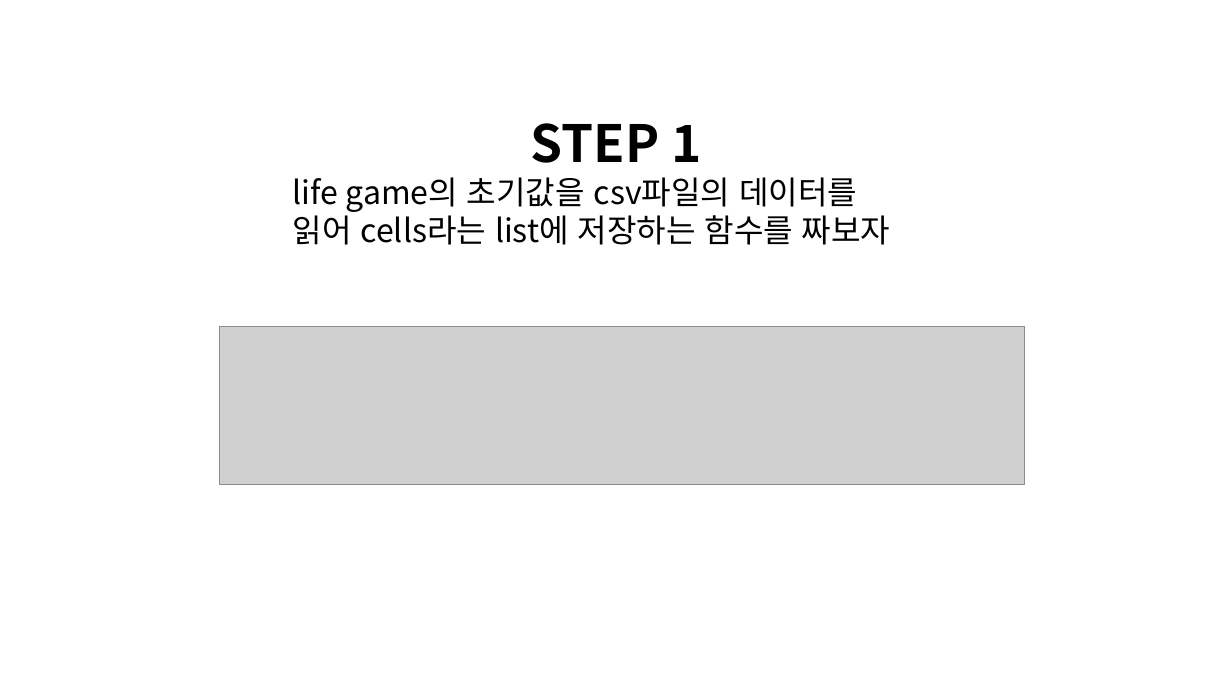
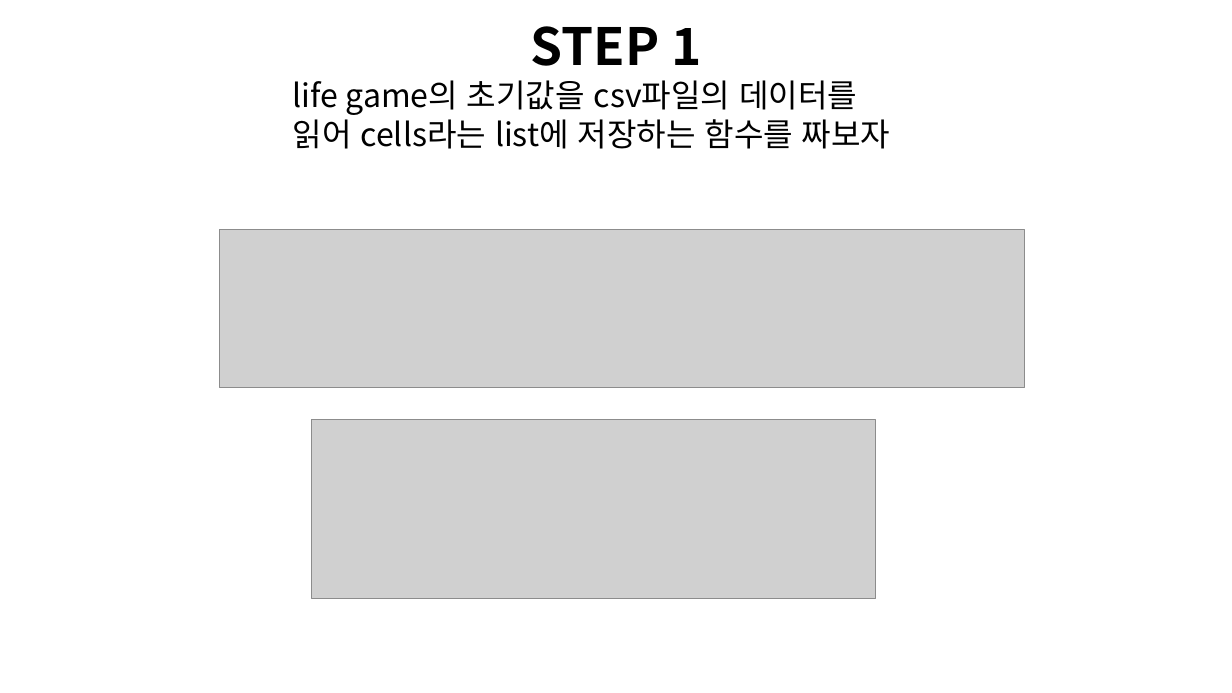
Before and after one commit to vesselofgod/Python_Lecture_Note, a slide deck: slide 4 of Chapter3/Cellular Automata Problem/Cellular automaton.pptx. Drawn at 1232x693 pixels with LibreOffice and Linux fonts; fonts in the diff are those of the drawing; grey boxes stand for pictures. Boxes give left, top, right and bottom in pixels: in the first picture for what was removed or moved away, otherwise in the second. Text is boxed around its words. In the diff, an @@ line names an element or a change of style, - is before the commit and + after.

```diff
--- a/Chapter3/Cellular Automata Problem/Cellular automaton.pptx
+++ b/Chapter3/Cellular Automata Problem/Cellular automaton.pptx
@@ text "STEP 1": place and size @@
-text "STEP 1" at (293, 123, 890, 245)
+text "STEP 1" at (293, 26, 890, 149)
@@ picture: place and size @@
-picture at (219, 326, 1025, 484)
+picture at (219, 230, 1025, 388)
@@ picture added at (312, 420, 876, 599) @@
```
